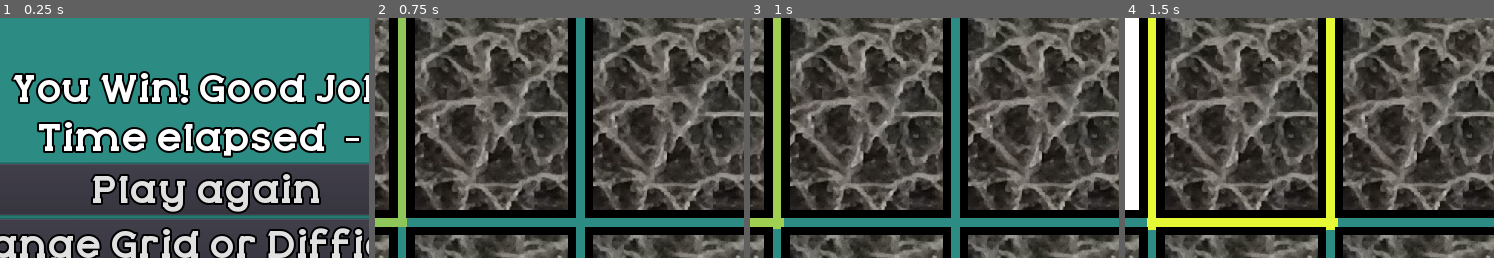
Above: before the commit, frames 1-4 (left to right).
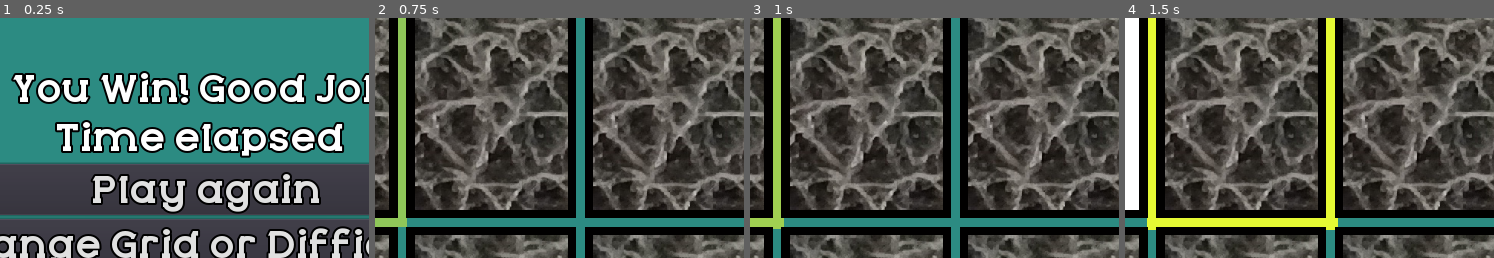
Above: after the commit, the same moments.

Repository: KapFlagon/Memory-Fun
Game: Godot game, scene res://src/screens/GameOverScreen.tscn
Same seed, same stepped clock (60 frames per second), same inputs: the game is played once before the commit and once after it. This scene is started directly instead of the project's main scene.
Inputs (mouse positions are % of the whole screen's width and height, from its top left):
- Up to frame 1 (0.25 s): no input
- Up to frame 2 (0.75 s): click "Play again" at 0.5 s
- Up to frame 3 (1 s): no input
- Up to frame 4 (1.5 s): tap Enter (ui_accept) at 1.25 s; move the mouse to (74, 45) at 1.27 s; hold Right (ui_right) from 1.28 s (still down)
The pictures show only the part of the screen within x 22-72%, y 7-57%; the shares and areas given below are measured in that part.

The runs differ from the first frame. In frame 1, 7.0% of the frame differs, in the area x 10-98%, y 42-59%; in frame 2, nothing differs; in frame 3, nothing differs; in frame 4, nothing differs.
Error in both runs: Invalid operands 'Nil' and 'int' in operator '/'. (res://src/autoload/PlayerData.gd:71)

Commit message:
Updated GameOver screen and pop-up to include code for internationalization data.

Diff:
--- a/src/screens/GameOverScreen.gd
+++ b/src/screens/GameOverScreen.gd
@@ -5,6 +5,7 @@
 	AudioManager.play_victory_sound()
 	get_node("ColorRect").set_frame_color(PlayerData.get_background_colour())
 	$VBox/HBoxContainer/StatText.set_text(PlayerData.get_game_time_str())
+	ready_texts()
 	get_node("Popup_NameEntry").popup()
 
 func _process(delta: float) -> void:
@@ -44,3 +45,15 @@
 	if get_node("Popup_NameEntry").visible == true:
 		if Input.is_action_just_pressed("ui_accept"):
 			_on_SubmitButton_button_up()
+
+
+func ready_texts() -> void:
+	$VBox/GameOverText.set_text(tr("GAME_OVER"))
+	$VBox/HBoxContainer/StatPrompt.set_text(tr("TIMER_TEXT"))
+	$VBox/PlayAgainButton.set_text(tr("PLAY_AGAIN"))
+	$VBox/NewVariants.set_text(tr("CHANGE_SETTINGS"))
+	$VBox/OptionsButton.set_text(tr("OPTIONS"))
+	$VBox/MainMenuButton.set_text(tr("MAIN_MENU"))
+	$Popup_NameEntry/VBoxContainer/Prompt.set_text(tr("NAME_PROMPT"))
+	$Popup_NameEntry/VBoxContainer/LineEdit.set_placeholder(tr("NAME_PLACEHOLDER"))
+	$Popup_NameEntry/VBoxContainer/SubmitButton.set_text(tr("SUBMIT"))
--- a/src/screens/GameOverScreen.tscn
+++ b/src/screens/GameOverScreen.tscn
@@ -56,15 +56,15 @@
 alignment = 1
 
 [node name="StatPrompt" type="Label" parent="VBox/HBoxContainer"]
-margin_left = 110.0
-margin_right = 443.0
+margin_left = 128.0
+margin_right = 426.0
 margin_bottom = 45.0
-text = "Time elapsed  - "
+text = "Time elapsed "
 align = 2
 
 [node name="StatText" type="Label" parent="VBox/HBoxContainer"]
-margin_left = 447.0
-margin_right = 447.0
+margin_left = 430.0
+margin_right = 430.0
 margin_bottom = 45.0
 
 [node name="PlayAgainButton" type="Button" parent="VBox"]
@@ -100,7 +100,6 @@
 stream = ExtResource( 3 )
 
 [node name="Popup_NameEntry" type="PopupDialog" parent="."]
-visible = true
 anchor_left = 0.131
 anchor_top = 0.377
 anchor_right = 0.875
Not shown, changed: ToDo
